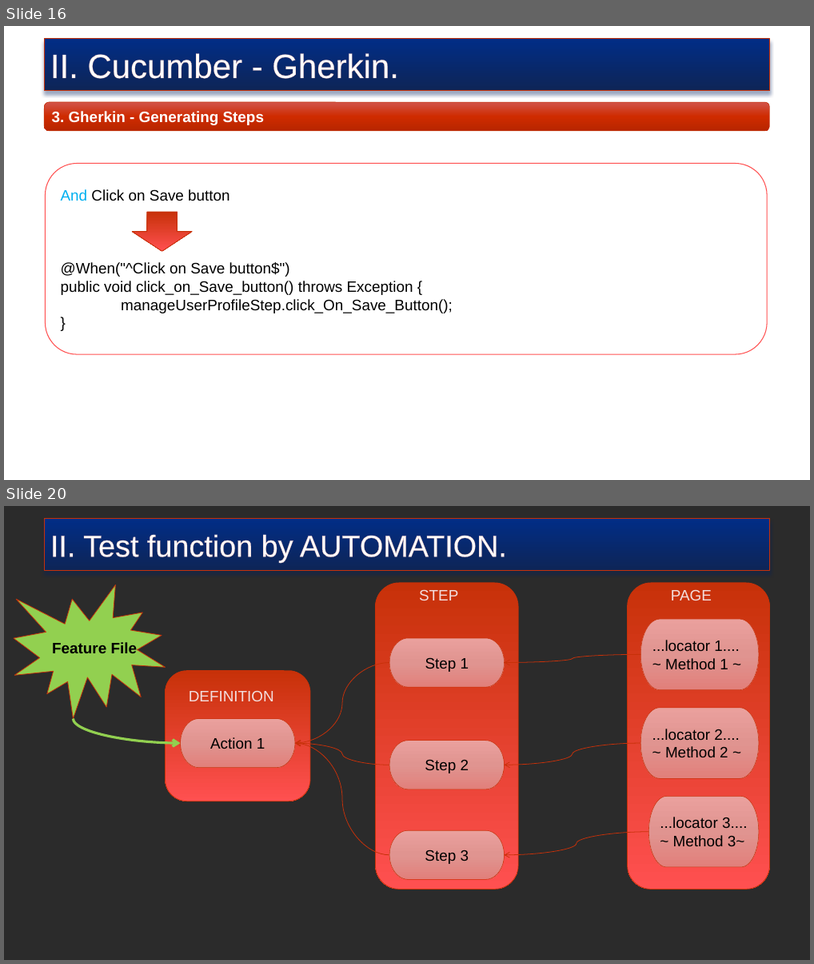
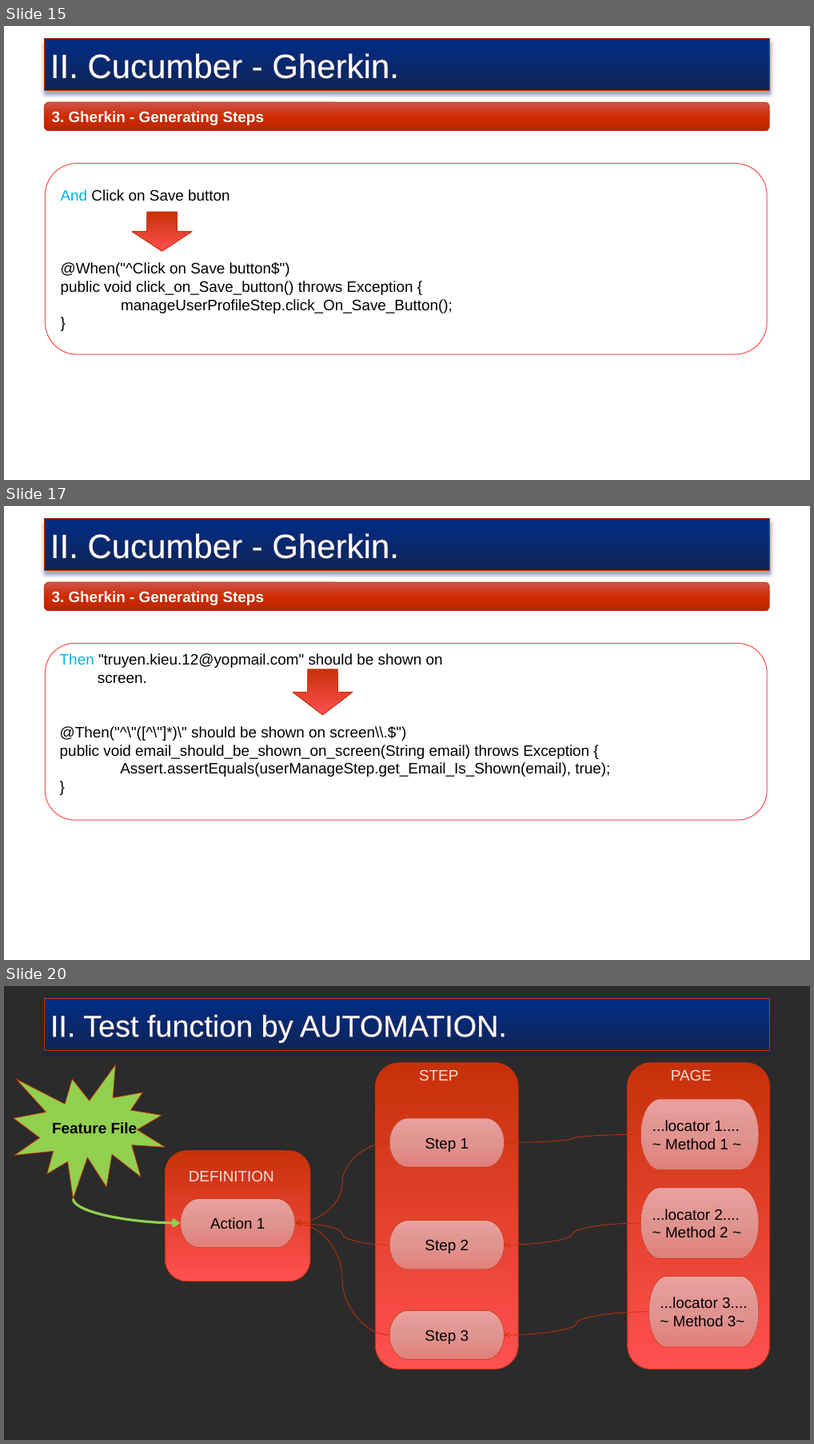
Before and after one commit to truyenkv/sharing, a slide deck: Sharing.pptx. Shown one above the other, each under a label of ours: slides 16 and 20 before the commit, slides 15, 17 and 20 after it; the slides between them are not shown. The pictures are 814x964 and 814x1444 pixels, drawn with LibreOffice and Linux fonts; fonts in the diff are those of the drawing; background and template pictures are left out; a plain dark background stands for a picture behind light text. Boxes give left, top, right and bottom in pixels: in the first picture for what was removed or moved away, otherwise in the second. Text is boxed around its words. In the diff, an @@ line names an element or a change of style, - is before the commit and + after.

```diff
--- a/Sharing.pptx
+++ b/Sharing.pptx
@@ slide 17 added at box(4, 506, 810, 960), background picture (left out) @@
@@ rectangle added at box(45, 519, 770, 571), fill gradient #012D86 to #0E2557, outline #C73109 0.75 pt, 40 pt, text #FFFFFF @@
+II. Cucumber - Gherkin.
@@ rounded rectangle added at box(45, 582, 770, 611), fill gradient #D1554B to #D02C00 to #B92700, outline #C73109 0.5 pt, 18 pt, text #FFFFFF, bold @@
+3. Gherkin - Generating Steps
@@ rounded rectangle added at box(45, 644, 767, 820), fill #FFFFFF, outline #FF5050 1 pt, 18 pt, text #000000 @@
+Then "truyen.kieu.12@yopmail.com" should be shown on
+screen.
+@Then("^\"([^\"]*)\" should be shown on screen\\.$")
+public void email_should_be_shown_on_screen(String email) throws Exception {
+Assert.assertEquals(userManageStep.get_Email_Is_Shown(email), true);
+}
@@ down arrow added at box(293, 669, 353, 715), fill gradient #C73109 to #FF5050, outline #C73109 0.75 pt @@
@@ what was slide 16 is now slide 15 @@
```
Also in this commit, not shown: 11 slides changed, 1 slide removed.
